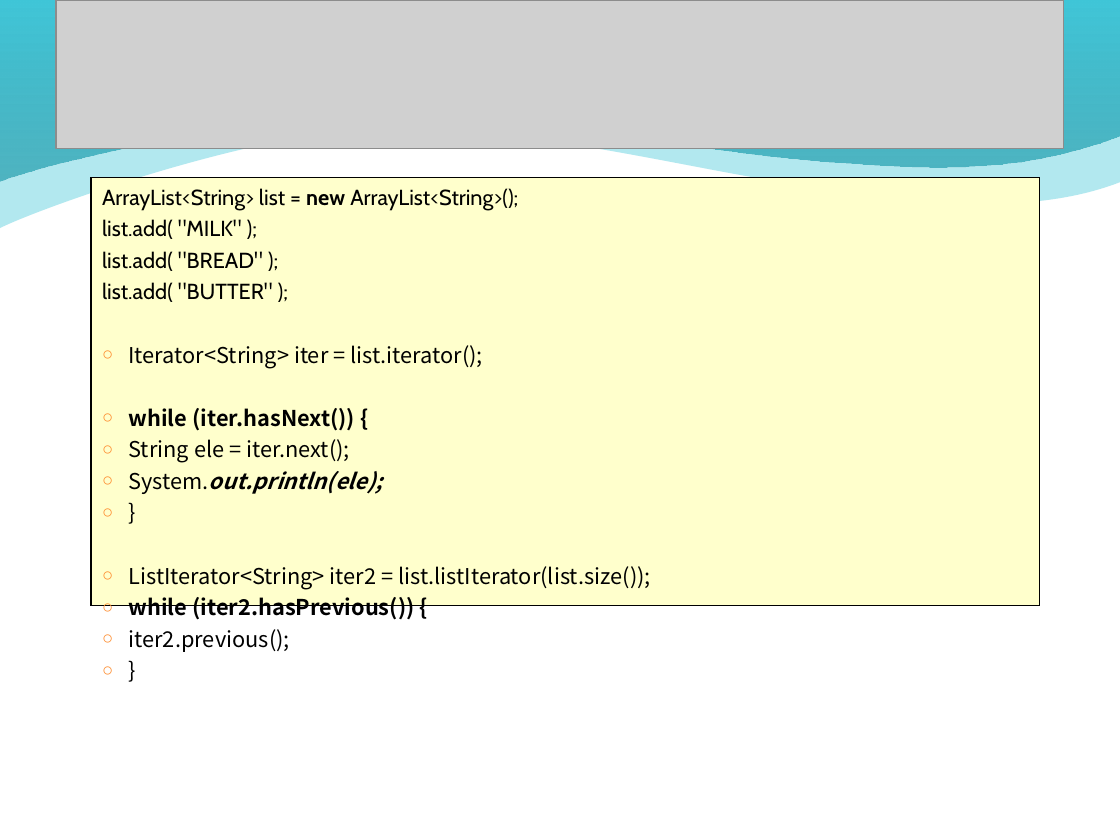
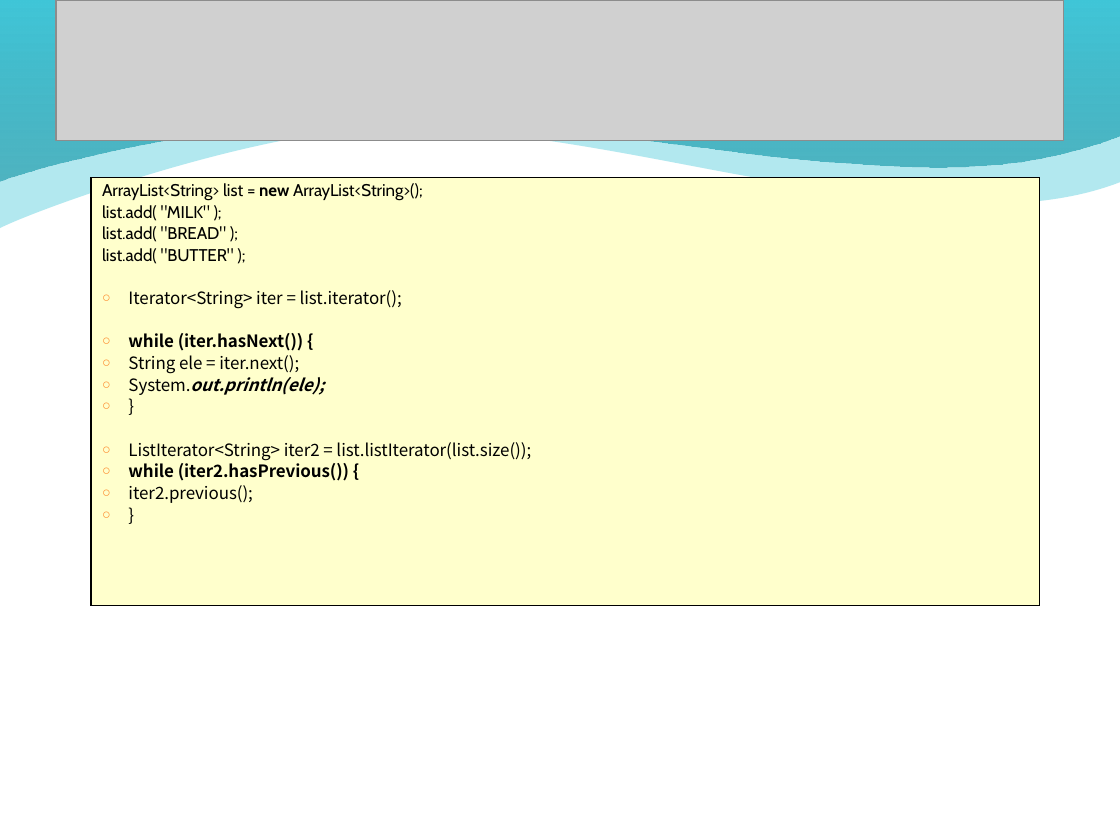
Before and after one commit to rkdntm1/JavaStudy_Kosmo, a slide deck: slide 34 of 강의자료(ppt)/Chap15-Generic&Collection.ppt. Drawn at 1120x840 pixels with LibreOffice and Linux fonts; fonts in the diff are those of the drawing; grey boxes stand for pictures; background and template pictures are left out. Boxes give left, top, right and bottom in pixels: in the first picture for what was removed or moved away, otherwise in the second. Text is boxed around its words. In the diff, an @@ line names an element or a change of style, - is before the commit and + after.

```diff
--- a/강의자료(ppt)/Chap15-Generic&Collection.ppt
+++ b/강의자료(ppt)/Chap15-Generic&Collection.ppt
@@ picture: place and size @@
-picture at bbox=[56, 0, 1064, 149]
+picture at bbox=[56, 0, 1064, 140]
@@ rectangle "ArrayList<String> list = new ArrayList<String>();" at bbox=[91, 178, 1039, 606]: size 14 to 10.8 pt; line spacing 1 to 0.8 @@
```
Also in this commit, not shown: 55 other slides changed, 3 slides added, 2 slides removed, 48 other files.
